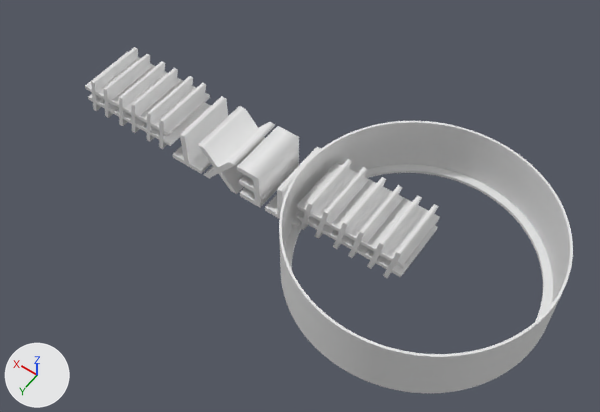
The Blender file static/trim.blend, before and after one commit.
The view is the same before and after, from a 50 mm lens placed at (-5.9, 14.9, 23.1), pointed at (4.6, 0.3, 0.1). The lights are fixed; the arrows at lower left show +X, +Y and +Z. Text is drawn in Blender's own font.

In view in the first picture: 'Text', 'Trim'.
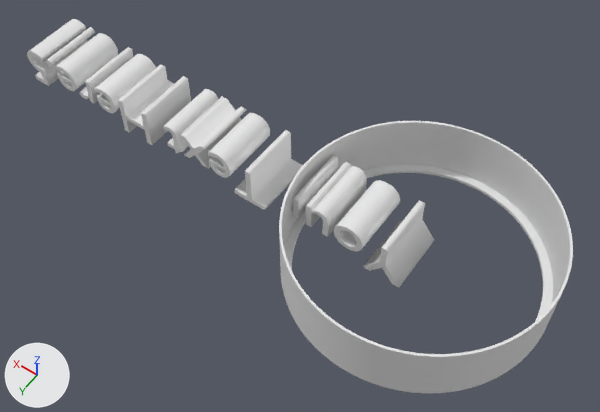
Commit message: adding fonts

Changed parts and their boxes (x1, y1, x2, y2) in the pictures (600 x 412 px):
'Text', text changed: before (85, 47, 440, 278); after (27, 19, 435, 287)

What the commit changed:
In text 'Text.001' (txt_text_001), body goes from '###TEXT###' to 'Your Text Here.5'.
